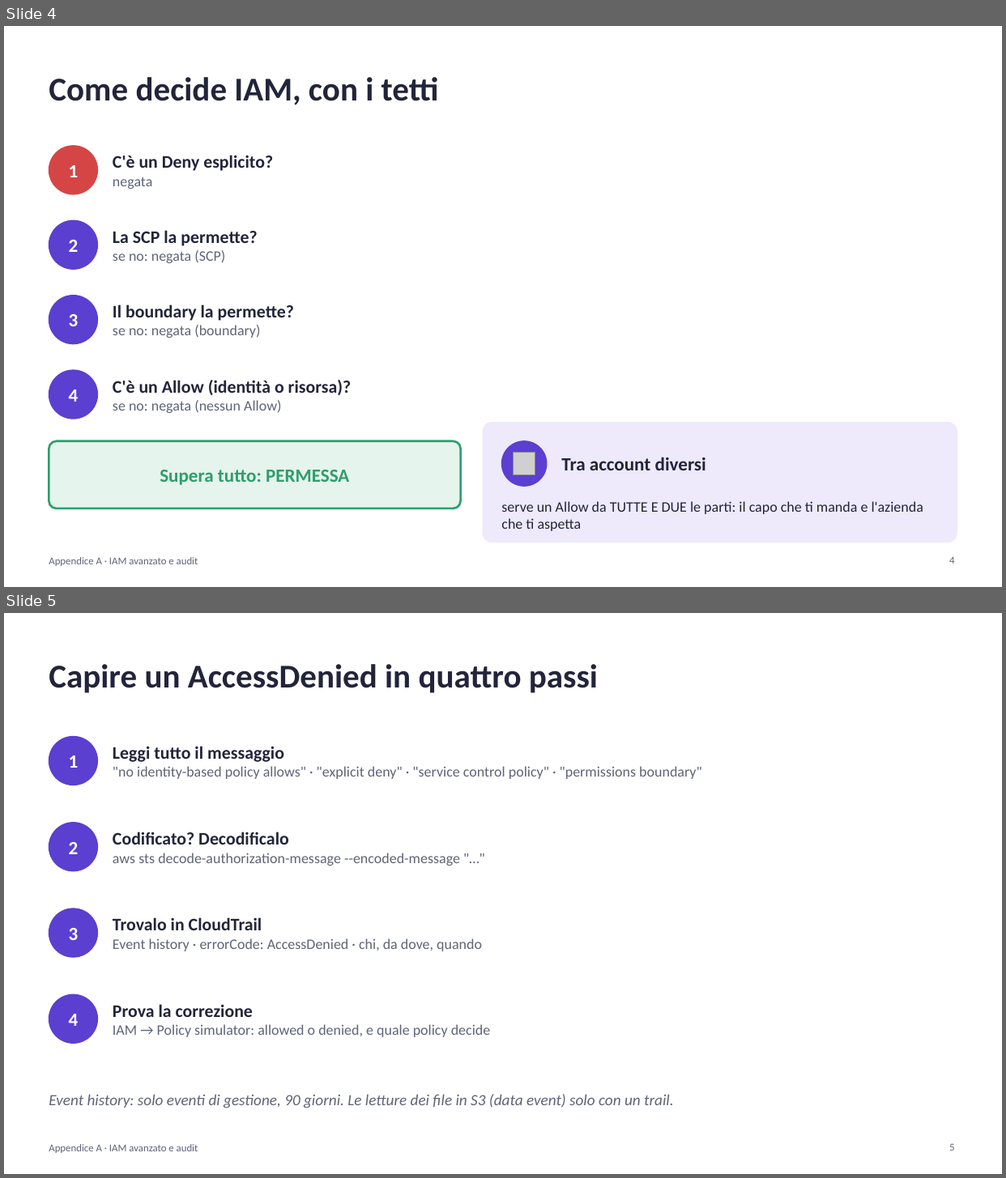
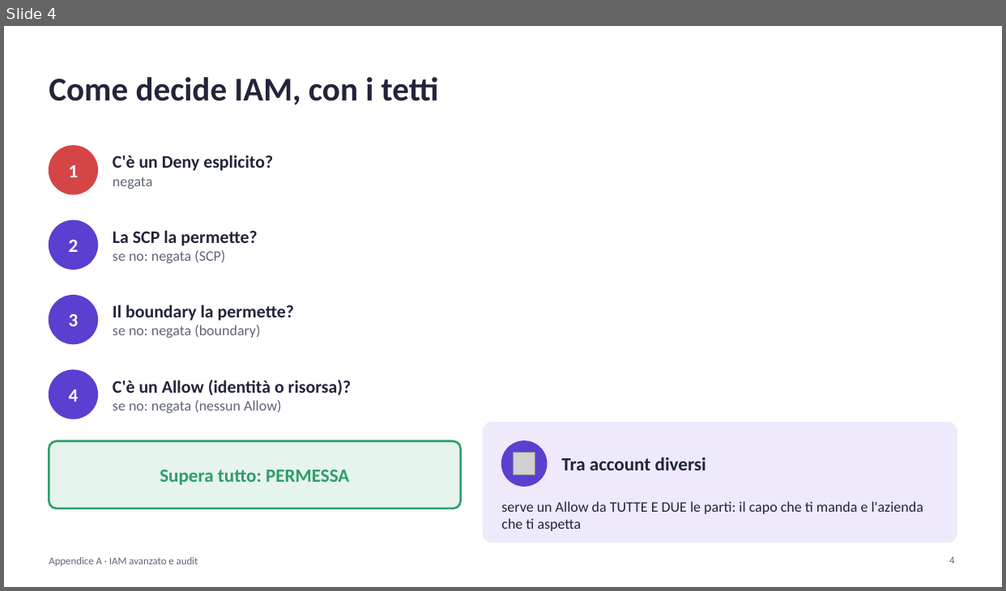
Before and after one commit to cereZ23/aws, a slide deck: slide/slide-A-iam-audit.pptx. Shown one above the other, each under a label of ours: slides 4 and 5 before the commit, slide 4 after it. The pictures are 1006x1178 and 1006x591 pixels, drawn with LibreOffice and Linux fonts; fonts in the diff are those of the drawing; grey boxes stand for pictures. Boxes give left, top, right and bottom in pixels: in the first picture for what was removed or moved away, otherwise in the second. Text is boxed around its words. In the diff, an @@ line names an element or a change of style, - is before the commit and + after.

Commit message:
Lezione 12: CloudTrail, chi ha fatto cosa; GuardDuty diventa la 13; appendice alleggerita

```diff
--- a/slide/slide-A-iam-audit.pptx
+++ b/slide/slide-A-iam-audit.pptx
@@ slide 5 removed at [4,613,1002,1174], background #FFFFFF @@
@@ text removed at [49,664,598,693] @@
-Capire un AccessDenied in quattro passi
@@ ellipse removed at [49,736,98,786] @@
@@ text removed at [69,756,79,768] @@
-1
@@ text removed at [113,746,702,779] @@
-Leggi tutto il messaggio
-"no identity-based policy allows" · "explicit deny" · "service control policy" · "permissions boundary"
@@ ellipse removed at [49,823,98,871] @@
@@ text removed at [69,842,79,854] @@
-2
@@ text removed at [113,832,460,866] @@
-Codificato? Decodificalo
-aws sts decode-authorization-message --encoded-message "…"
@@ ellipse removed at [49,909,98,957] @@
@@ text removed at [69,928,79,940] @@
-3
@@ text removed at [113,918,482,952] @@
-Trovalo in CloudTrail
-Event history · errorCode: AccessDenied · chi, da dove, quando
@@ ellipse removed at [49,995,98,1043] @@
@@ text removed at [69,1014,79,1026] @@
-4
@@ text removed at [113,1004,491,1037] @@
-Prova la correzione
-IAM → Policy simulator: allowed o denied, e quale policy decide
@@ text removed at [49,1094,674,1109] @@
-Event history: solo eventi di gestione, 90 giorni. Le letture dei file in S3 (data event) solo con un trail.
@@ text removed at [49,1144,198,1153] @@
-Appendice A · IAM avanzato e audit
@@ page number removed at [949,1144,954,1151] @@
-5
```
Also in this commit, not shown: 3 slides changed, 1 other slide removed, 9 other files.
